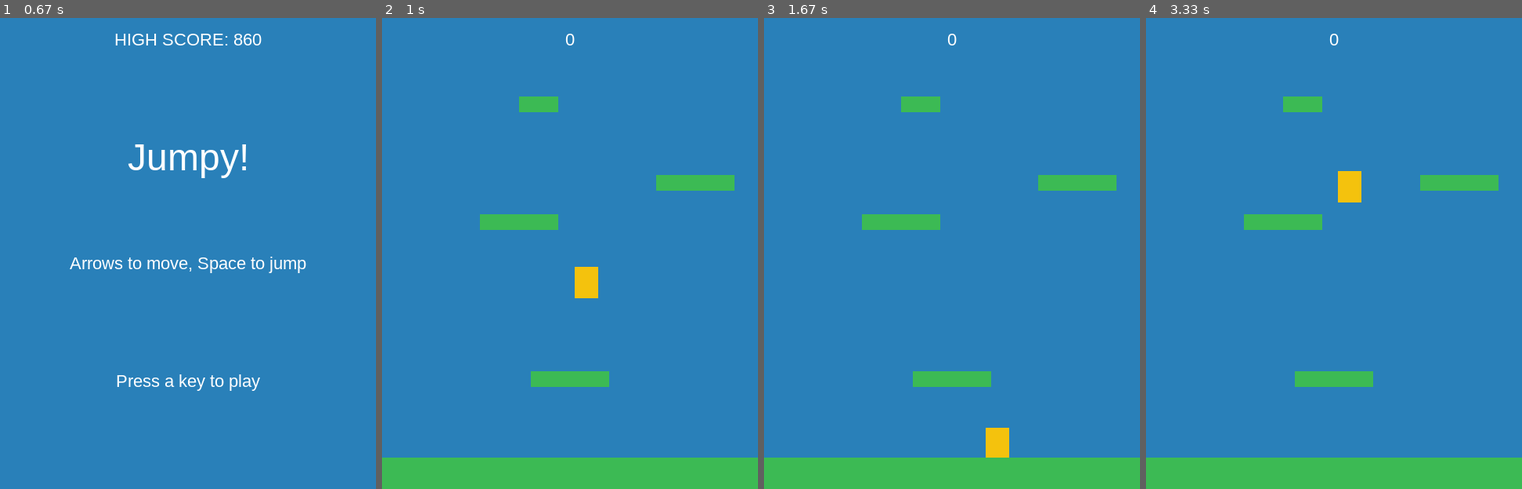
Above: before the commit, frames 1-4 (left to right).
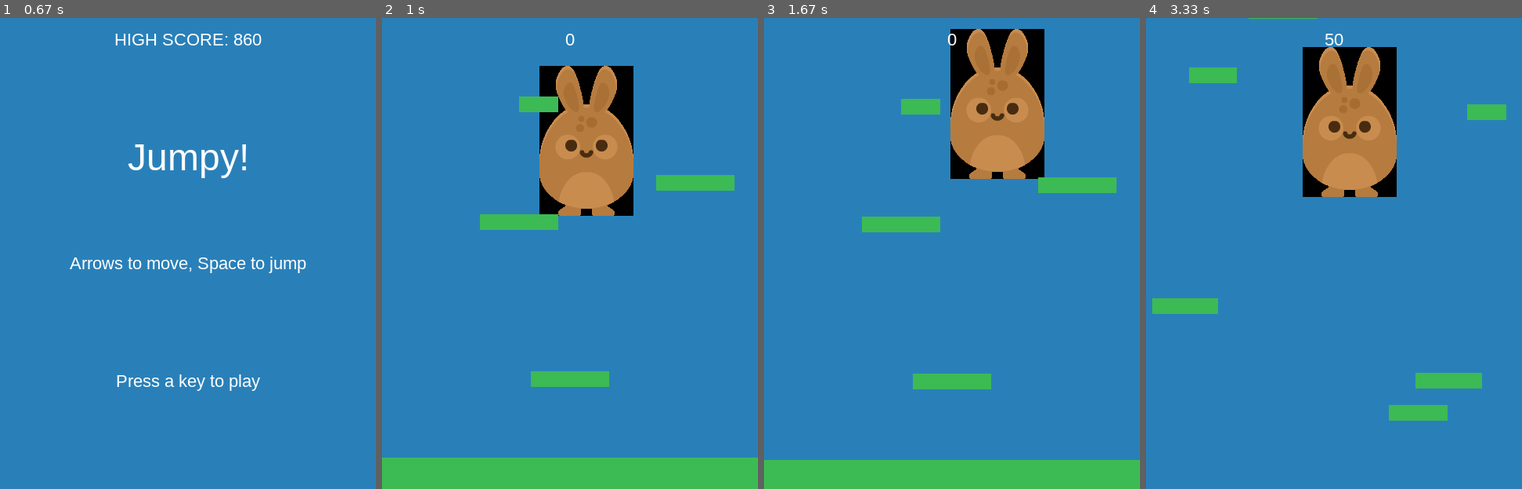
Above: after the commit, the same moments.

Repository: Seigakuin/platformer
Game: pygame game, started from main.py
Same seed, same stepped clock (60 frames per second), same inputs: the game is played once before the commit and once after it.
Inputs:
- Up to frame 1 (0.67 s): hold Right from 0.33 s (still down)
- Up to frame 2 (1 s): release Right at 0.8 s; hold Right from 0.83 s (still down)
- Up to frame 3 (1.67 s): release Right at 1.3 s; hold Left from 1.33 s (still down)
- Up to frame 4 (3.33 s): release Left at 1.87 s; hold Left 1.9-2.3 s; tap Space at 2.33, 2.73, 3.03 s; hold Right 2.67-3.3 s

Frame 1 is identical in both runs. In frame 2, 8.2% of the frame differs, in the area x 41-67%, y 10-60%; in frame 3, 9.6%; in frame 4, 20%, in the area x 0-100%, y 0-100%.

Commit message:
add bunny ready

Diff:
--- a/sprites.py
+++ b/sprites.py
@@ -10,8 +10,7 @@
     def __init__(self, game):
         super().__init__()
         self.game = game
-        self.image = pg.Surface((30, 40))
-        self.image.fill(YELLOW)
+        self.image = self.game.spritesheet.get_image(614, 1063, 120, 191)
         self.rect = self.image.get_rect()
         self.rect.center = (WIDTH / 2, HEIGHT / 2)
         self.pos = vec(WIDTH / 2, HEIGHT / 2)
